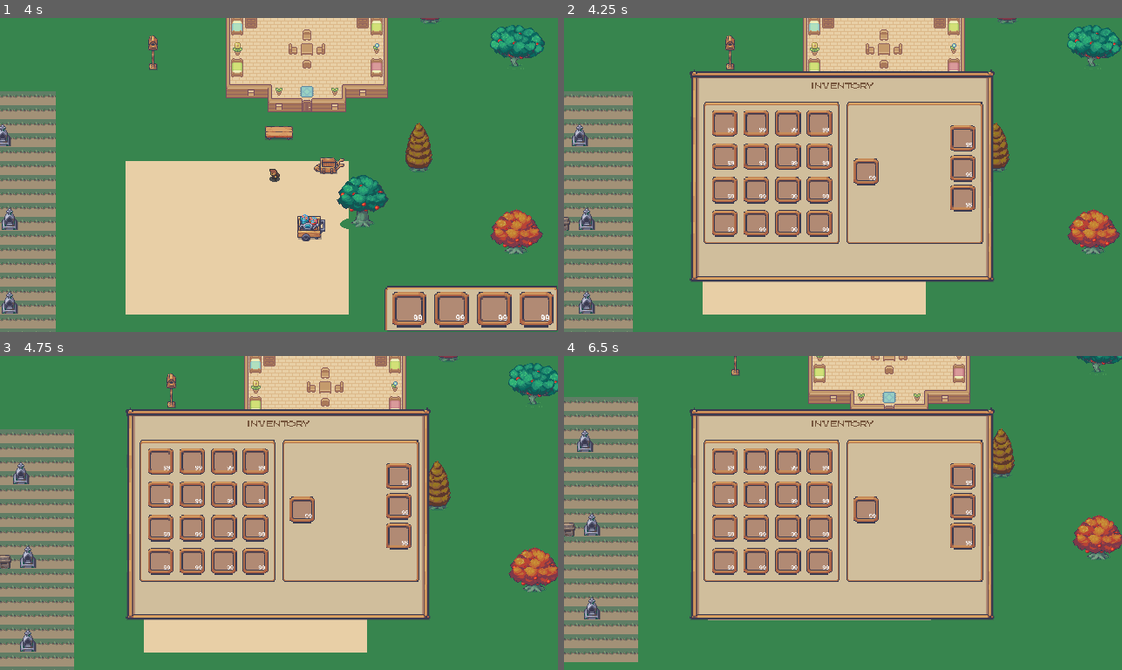
Above: before the commit, frames 1-4 (two rows, left to right).
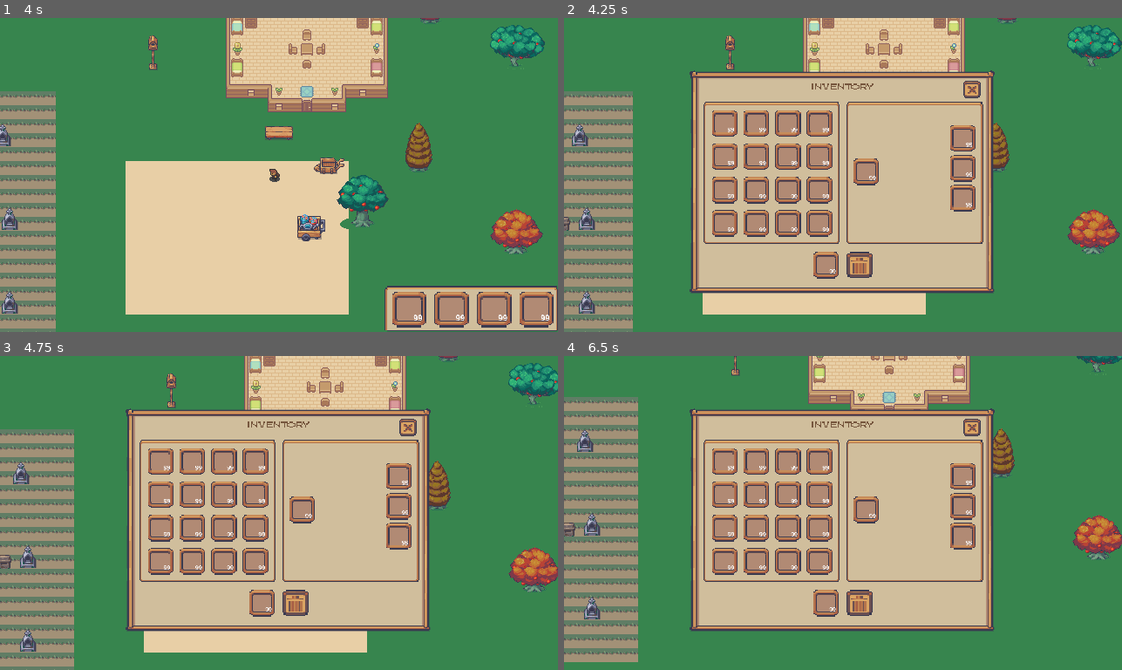
Above: after the commit, the same moments.

Repository: alexmf10/Survivalfarm-
Game: Godot game, scene res://entities/test/alex/alex_scene.tscn
The game is run twice, just before and just after one commit, with the same random seed, the same clock (stepped at 60 frames per second) and the same inputs. This scene is started directly instead of the project's main scene.
Inputs (mouse positions are in pixels of both pictures, inside the frame that each line leads up to):
- Up to frame 1 (4 s): tap Enter at 0.5, 3.5 s; move the mouse to (401, 159) at 0.52 s; hold D (move_right) 0.53-1.25 s; tap E at 0.6 s; click (401, 159) at 0.67 s; tap Space at 0.77, 2, 3.77 s; drag from (167, 190) to (329, 105) at 1.27 s; move the mouse to (334, 105) at 2.02 s; hold D (move_right) 2.03-2.75 s; tap 1 at 2.1 s; drag from (251, 237) to (111, 127) at 2.77 s; move the mouse to (446, 222) at 3.52 s; hold A (move_left) from 3.53 s (still down); tap 3 at 3.6 s
- Up to frame 2 (4.25 s): keep holding A (move_left); tap I (inventory) at 4.15 s
- Up to frame 3 (4.75 s): release A (move_left) at 4.25 s; click (295, 604) at 4.27 s
- Up to frame 4 (6.5 s): tap Space at 5 s; drag from (675, 465) to (887, 443) at 5.02 s; tap Enter at 5.75 s; move the mouse to (870, 513) at 5.77 s; hold S (move_down) from 5.78 s (still down); tap 5 at 5.85 s; click (870, 513) at 5.92 s

Frame 1 is identical in both runs. In frame 2, 3.7% of the frame differs, in the area x 22-78%, y 16-88%; in frame 3, 3.7%; in frame 4, 4.4%.
Error in both runs: Invalid call. Nonexistent function 'get_active_seed' in base 'Nil'. (res://entities/player/tool_component.gd:291)

Commit message:
Trash can slot
Trash can slot working properly, and created slots for armor

Diff:
--- a/services/trade_service.gd
+++ b/services/trade_service.gd
@@ -12,7 +12,7 @@
 class_name TradeService
 extends RefCounted
 
-const MAX_SLOTS = 16
+const MAX_SLOTS = 21
 
 const SELL_PRICES: Dictionary = {
 	CropComponent.CropType.Wheat: 5,
@@ -93,6 +93,12 @@
 				return true
 	return false
 
+## Vacía completamente un slot específico (usado por la papelera)
+func clear_slot(index: int) -> void:
+	if index >= 0 and index < _slots.size():
+		_slots[index] = null
+		EventBus.inventory_updated.emit(_slots, coins)
+
 func _on_inventory_slot_swapped(from_index: int, to_index: int) -> void:
 	# Verificación de seguridad
 	if from_index < 0 or from_index >= MAX_SLOTS or to_index < 0 or to_index >= MAX_SLOTS: return
@@ -161,14 +167,6 @@
 	if success and emit_update:
 		_emit_inventory_updated()
 	return success
-
-
-#func consume_seed(crop_type: CropComponent.CropType) -> bool:
-	#var item_to_consume = _seed_database[crop_type]
-	#if _remove_from_inventory(item_to_consume, 1):
-		#EventBus.inventory_updated.emit(_slots, coins)
-		#return true
-	#return false
 
 #shop logic-------------
 
--- a/ui/hud/inventory_ui.gd
+++ b/ui/hud/inventory_ui.gd
@@ -2,11 +2,26 @@
 
 var is_open = false
 @onready var grid: GridContainer = $NinePatchRect2/NinePatchRect/GridContainer
+@onready var btn_close: TextureButton = $NinePatchRect2/exit_button
+@onready var btn_trash: TextureButton = $NinePatchRect2/trash_button
+@onready var trash_slot = $NinePatchRect2/trash_slot
+
+# Rutas para los slots de equipamiento de la derecha
+@onready var armor_bot = $NinePatchRect2/NinePatchRect3/armor_slot_1
+@onready var armor_chest = $NinePatchRect2/NinePatchRect3/armor_slot_2
+@onready var armor_helm = $NinePatchRect2/NinePatchRect3/armor_slot_3
+@onready var weapon_slot = $NinePatchRect2/NinePatchRect3/weapon_slot
 
 func _ready() -> void:
 	close()
 	# Nos conectamos al EventBus con la nueva firma de la señal
 	EventBus.inventory_updated.connect(_on_inventory_updated)
+
+	# Conectamos los botones del inventario
+	if btn_close:
+		btn_close.pressed.connect(close)
+	if btn_trash:
+		btn_trash.pressed.connect(_on_trash_pressed)
 
 	# Actualizamos el inventario al conectarnos (después de seleccionar un archivo de guardado)
 	var trade_svc = EventBus.services.trade
@@ -33,14 +48,33 @@
 	is_open = false
 	EventBus.inventory_closed.emit()
 
+## Lógica de la papelera
+func _on_trash_pressed() -> void:
+	var trade_svc = EventBus.services.trade as TradeService
+	# Si el slot de la papelera tiene algo, le decimos al TradeService que lo borre
+	if trade_svc and trash_slot.has_item:
+		trade_svc.clear_slot(trash_slot.my_index)
+
+## Actualización de TODOS los slots de la pantalla
 func _on_inventory_updated(slots: Array, _coins: int) -> void:
-	var visual_slots = grid.get_children()
+	var visual_slots = []
 
+	# 1. Metemos los 16 slots principales del Grid (Índices 0 al 15)
+	visual_slots.append_array(grid.get_children())
+
+	# 2. Metemos los 4 slots de equipamiento (Índices 16 al 19)
+	visual_slots.append(armor_bot)
+	visual_slots.append(armor_chest)
+	visual_slots.append(armor_helm)
+	visual_slots.append(weapon_slot)
+
+	# 3. Metemos el slot de la papelera (Índice 20)
+	visual_slots.append(trash_slot)
+
+	# Actualizamos cada slot pasándole su nuevo índice
 	for i in range(visual_slots.size()):
 		var slot = visual_slots[i]
-
-		# Si hay datos en esa posición, los mostramos
 		if i < slots.size():
-			slot.display(slots[i],i)
+			slot.display(slots[i], i)
 		else:
 			slot.display(null, i)
--- a/ui/hud/inventory_ui.tscn
+++ b/ui/hud/inventory_ui.tscn
@@ -1,9 +1,11 @@
-[gd_scene load_steps=5 format=3 uid="uid://rpvjf1ae6qw1"]
+[gd_scene load_steps=7 format=3 uid="uid://rpvjf1ae6qw1"]
 
 [ext_resource type="Script" uid="uid://ig6bx7yxj23w" path="res://ui/hud/inventory_ui.gd" id="1_6ch5n"]
 [ext_resource type="Texture2D" uid="uid://dtawk06lsrsny" path="res://assets/resources/inventory/PANEL_SECCION_INVENTARIO.png" id="2_jm3eq"]
 [ext_resource type="Texture2D" uid="uid://f4wdkerb0fm" path="res://assets/resources/inventory/PANEL_INVENTARIO.png" id="2_n6ryj"]
 [ext_resource type="PackedScene" uid="uid://bxidetdb4kk3p" path="res://ui/hud/inventory_ui_slot.tscn" id="3_8a20s"]
+[ext_resource type="Texture2D" uid="uid://1lm0etsqoich" path="res://assets/resources/inventory/BASURA.png" id="5_300cl"]
+[ext_resource type="Texture2D" uid="uid://76y676gogybd" path="res://assets/resources/inventory/X.png" id="6_j0n3s"]
 
 [node name="inventory_ui" type="Control"]
 custom_minimum_size = Vector2(81, 85)
@@ -25,7 +27,7 @@
 offset_left = -92.5
 offset_top = -66.5
 offset_right = 92.5
-offset_bottom = 66.5
+offset_bottom = 73.5
 grow_horizontal = 2
 grow_vertical = 2
 texture = ExtResource("2_n6ryj")
@@ -137,3 +139,34 @@
 
 [node name="inventory_ui_slot16" parent="NinePatchRect2/NinePatchRect/GridContainer" instance=ExtResource("3_8a20s")]
 layout_mode = 2
+
+[node name="trash_slot" parent="NinePatchRect2" instance=ExtResource("3_8a20s")]
+offset_left = 75.0
+offset_top = 111.0
+offset_right = 90.0
+offset_bottom = 127.0
+
+[node name="trash_button" type="TextureButton" parent="NinePatchRect2"]
+layout_mode = 0
+offset_left = 94.0
+offset_top = 113.0
+offset_right = 133.0
+offset_bottom = 146.0
+scale = Vector2(0.42, 0.42)
+texture_normal = ExtResource("5_300cl")
+texture_pressed = ExtResource("5_300cl")
+texture_hover = ExtResource("5_300cl")
+ignore_texture_size = true
+stretch_mode = 3
+
+[node name="exit_button" type="TextureButton" parent="NinePatchRect2"]
+offset_left = 166.0
+offset_top = 11.0
+offset_right = 195.0
+offset_bottom = 35.0
+scale = Vector2(0.27, 0.27)
+texture_normal = ExtResource("6_j0n3s")
+texture_pressed = ExtResource("6_j0n3s")
+texture_hover = ExtResource("6_j0n3s")
+ignore_texture_size = true
+stretch_mode = 3
